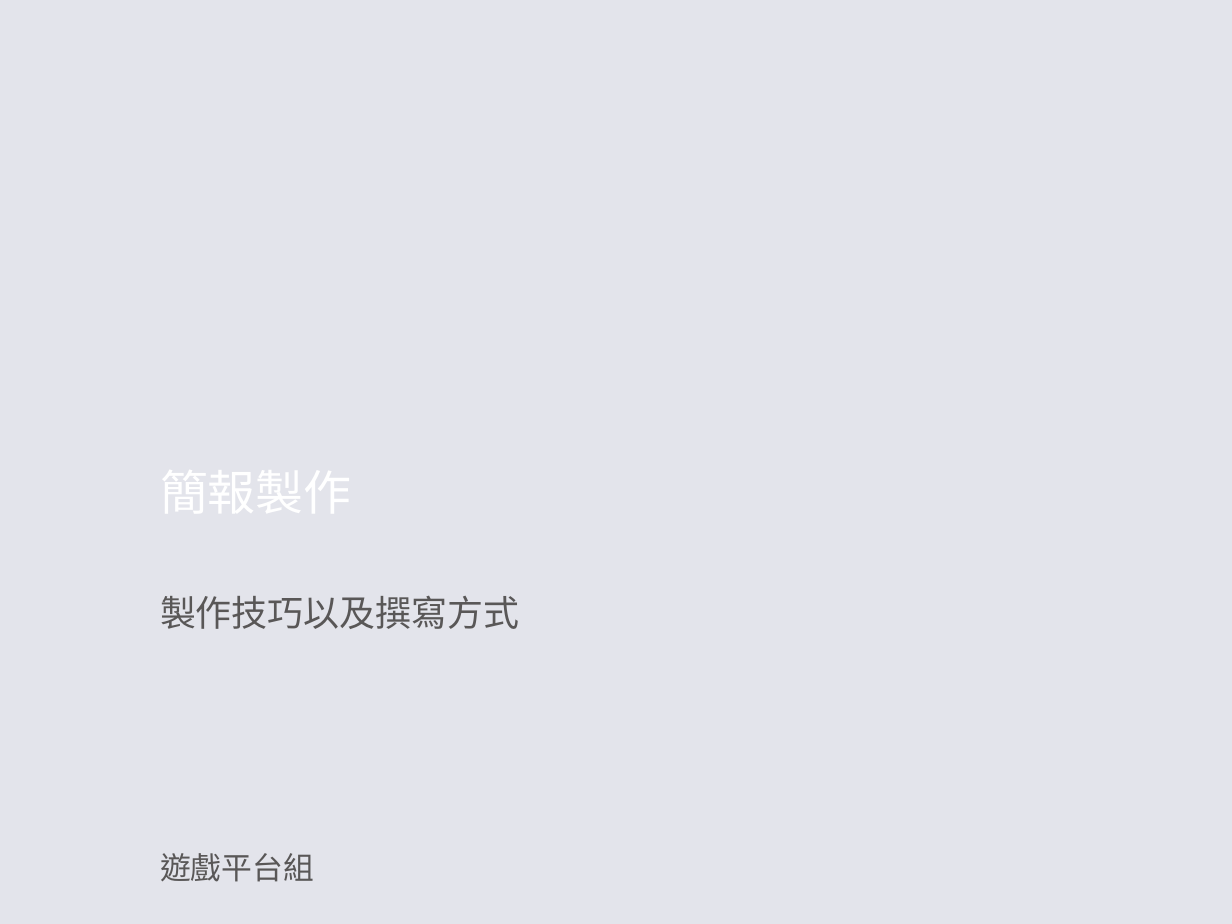
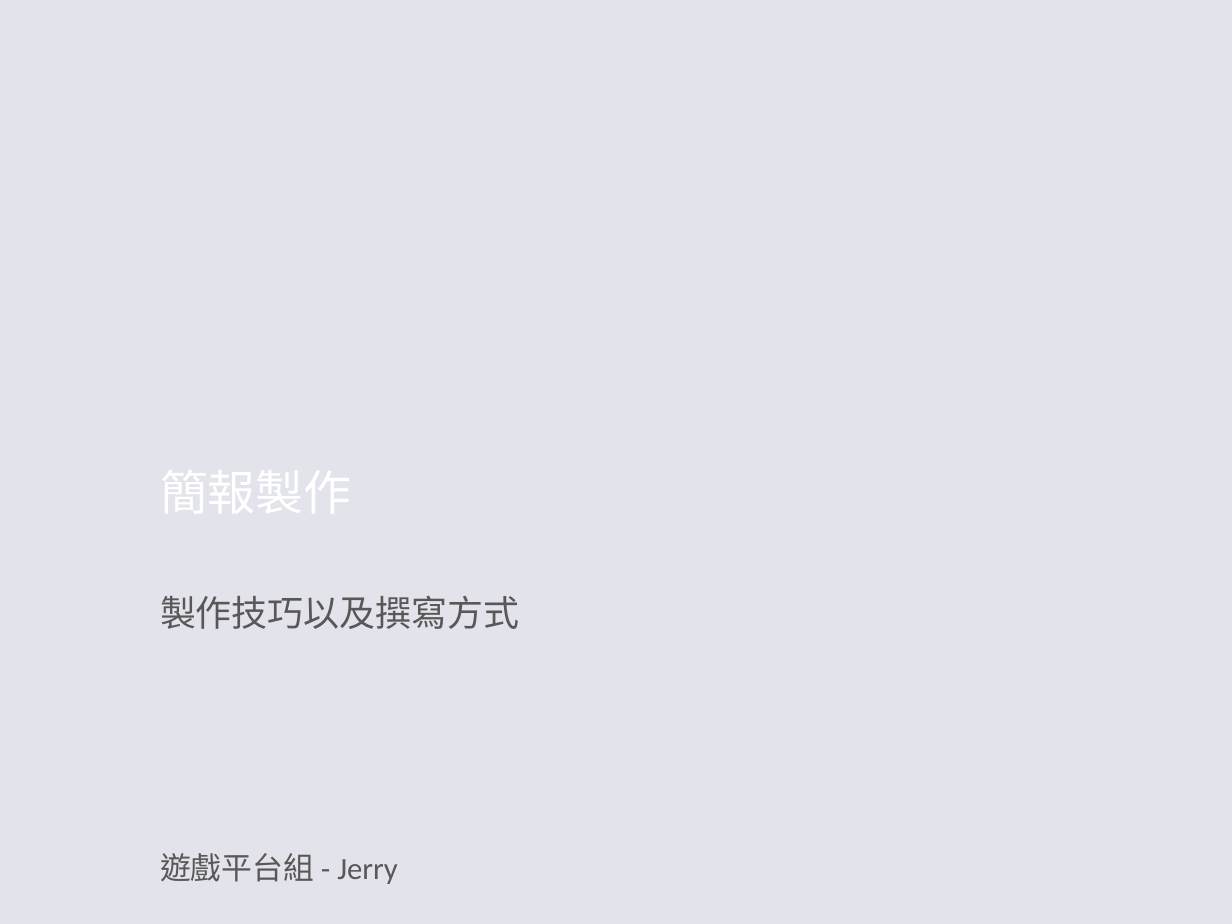
Before and after one commit to jerry092383/chungyo_hw, a slide deck: slide 1 of HW-Week1/簡報製作-jerry092383.pptx. Drawn at 1232x924 pixels with LibreOffice and Linux fonts; fonts in the diff are those of the drawing; background and template pictures are left out. Boxes give left, top, right and bottom in pixels: in the first picture for what was removed or moved away, otherwise in the second. Text is boxed around its words. In the diff, an @@ line names an element or a change of style, - is before the commit and + after.

```diff
--- a/HW-Week1/簡報製作-jerry092383.pptx
+++ b/HW-Week1/簡報製作-jerry092383.pptx
@@ text at bbox=[160, 853, 398, 884]: text changed @@
-遊戲平台組
+遊戲平台組 - Jerry
```
Also in this commit, not shown: 9 other slides changed, 15 slides added, 4 slides removed, 16 other files.
